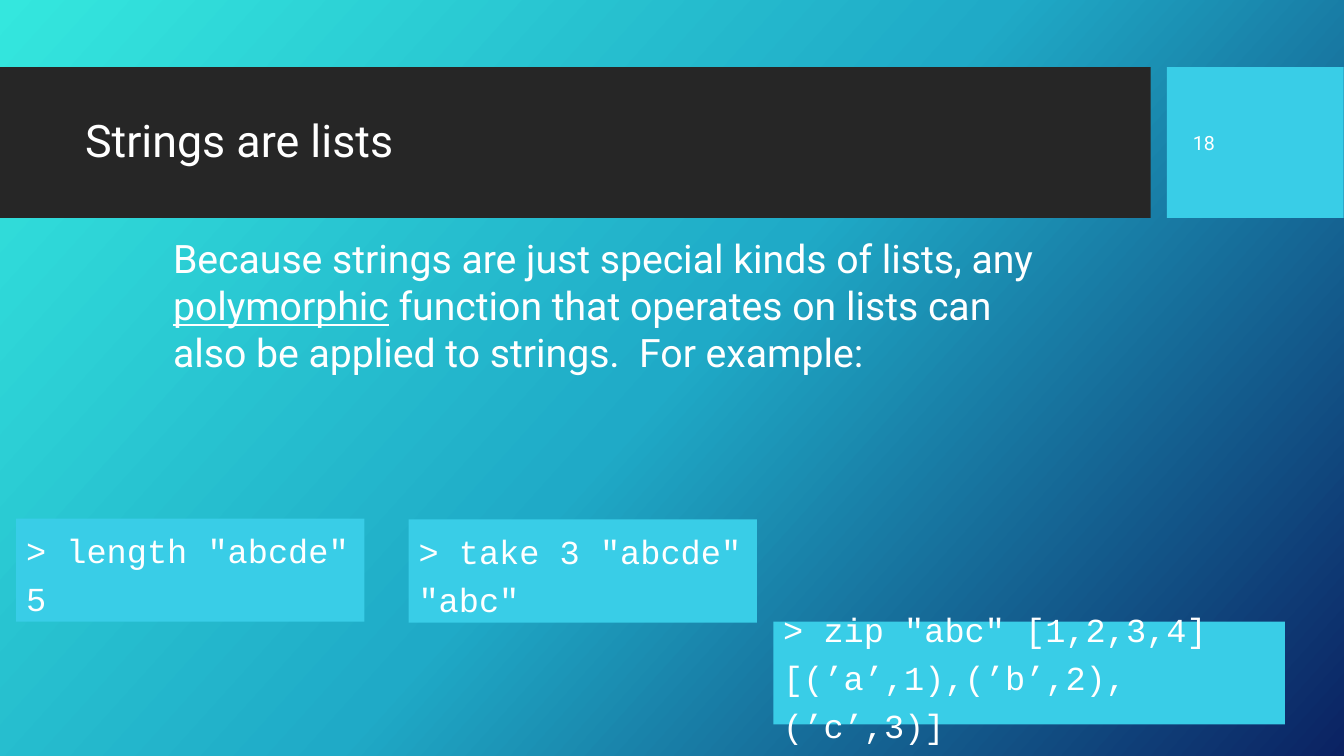
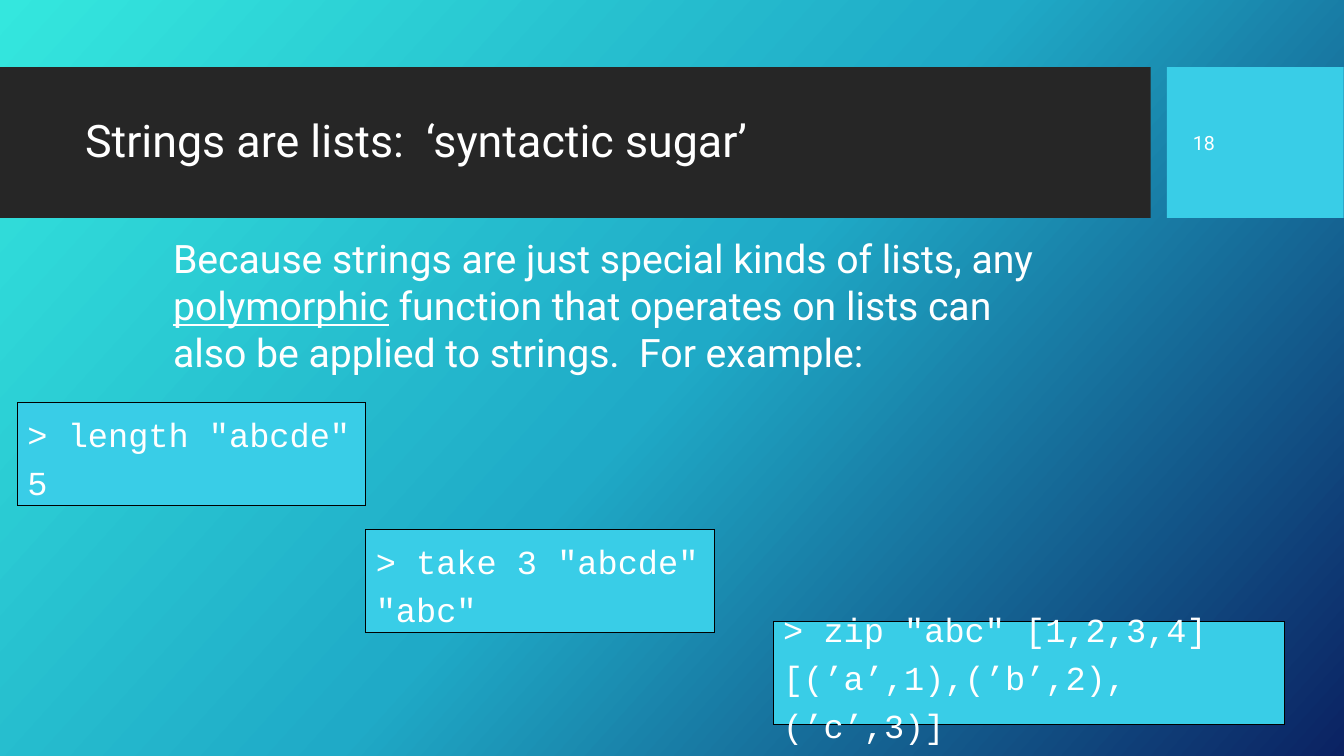
Before and after one commit to Fun-Prog-26/fun-prog-26, a slide deck: slide 19 of topic05-list-comprehensions/unit-05a-lectures/talk-1/a-list-comprehensions.pptx. Drawn at 1344x756 pixels with LibreOffice and Linux fonts; fonts in the diff are those of the drawing; background and template pictures are left out. Boxes give left, top, right and bottom in pixels: in the first picture for what was removed or moved away, otherwise in the second. Text is boxed around its words. In the diff, an @@ line names an element or a change of style, - is before the commit and + after.

```diff
--- a/topic05-list-comprehensions/unit-05a-lectures/talk-1/a-list-comprehensions.pptx
+++ b/topic05-list-comprehensions/unit-05a-lectures/talk-1/a-list-comprehensions.pptx
@@ title at [85,123,747,167]: text changed @@
-Strings are lists
+Strings are lists: ‘syntactic sugar’
@@ outline none to #000000 0.75 pt in 3 elements at [773,622,1286,725], [366,529,715,632], [17,402,366,505] @@
@@ rectangle "> length "abcde"": place and size @@
-rectangle "> length "abcde"" at [16,518,365,621]
+rectangle "> length "abcde"" at [17,402,366,505]
@@ rectangle "> take 3 "abcde"": place and size @@
-rectangle "> take 3 "abcde"" at [408,519,757,622]
+rectangle "> take 3 "abcde"" at [366,529,715,632]
```
Also in this commit, not shown: 19 other slides changed, 17 other files.
